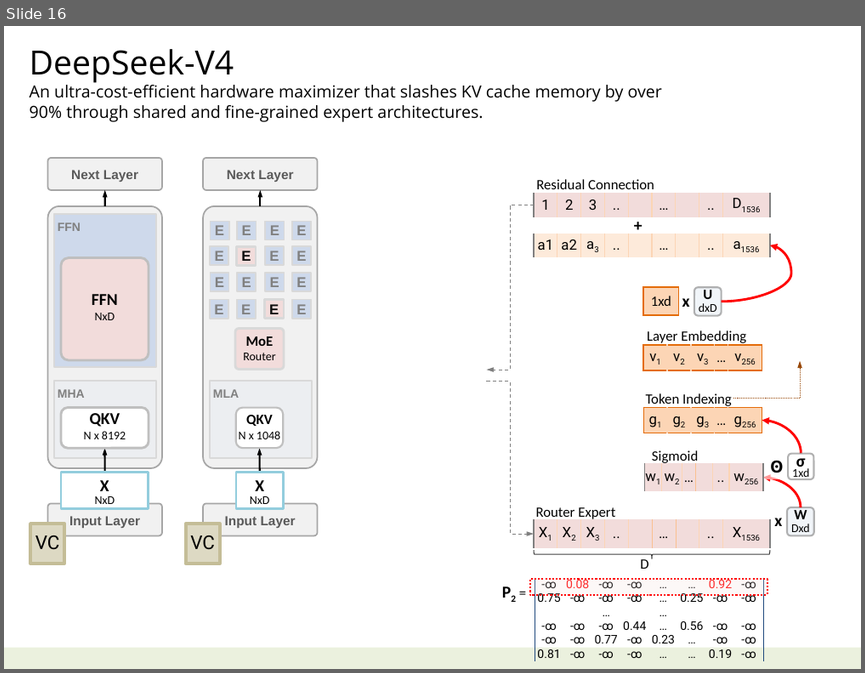
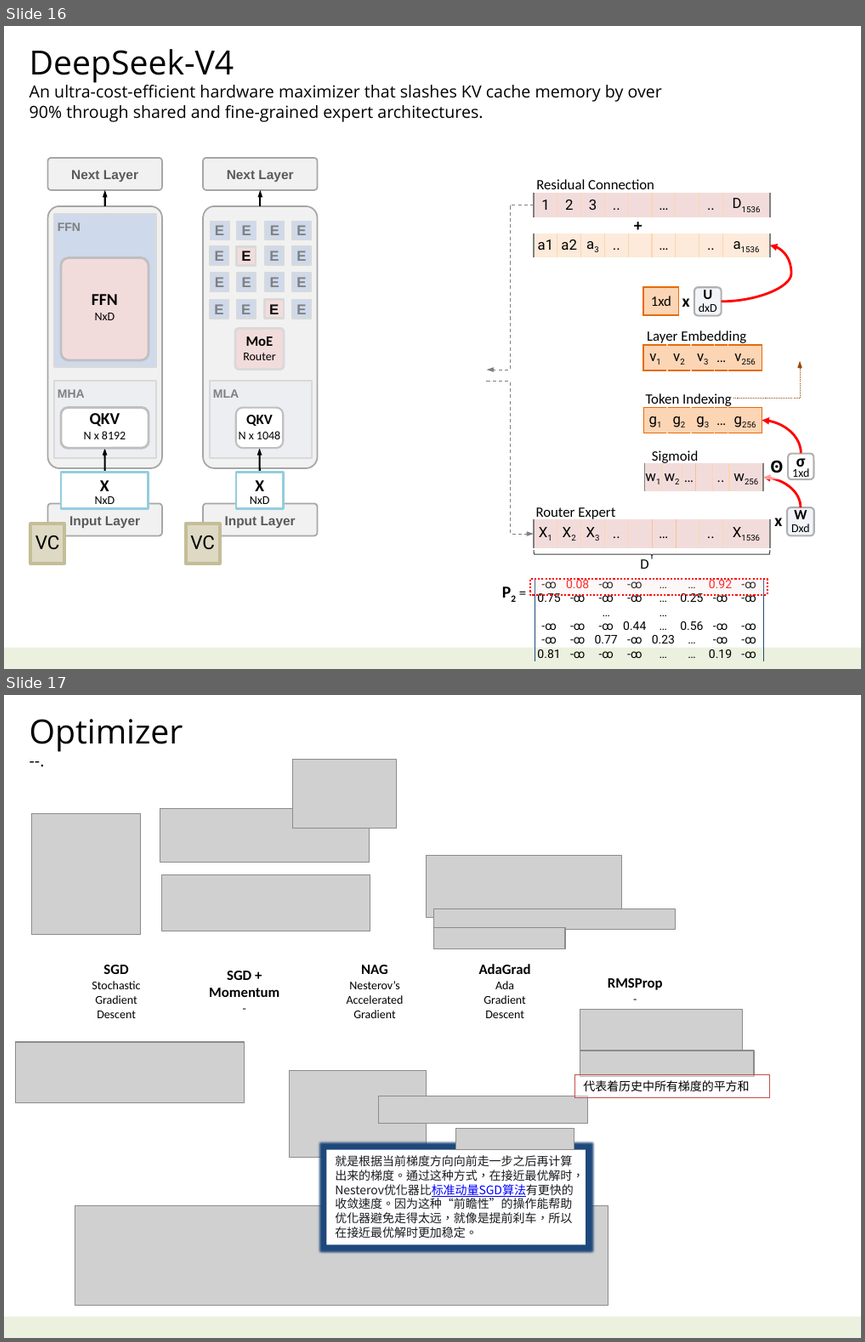
Before and after one commit to navibator/crazy-ai, a slide deck: ai-seepseek.pptx. Shown one above the other, each under a label of ours: slide 16 before the commit, slides 16 and 17 after it. The pictures are 865x673 and 865x1342 pixels, drawn with LibreOffice and Linux fonts; fonts in the diff are those of the drawing; grey boxes stand for pictures. Boxes give left, top, right and bottom in pixels: in the first picture for what was removed or moved away, otherwise in the second. Text is boxed around its words. In the diff, an @@ line names an element or a change of style, - is before the commit and + after.

```diff
--- a/ai-seepseek.pptx
+++ b/ai-seepseek.pptx
@@ slide 17 added at (4,695,861,1338), background #FFFFFF; not listed: 1 template element that a slide beside it also shows @@
@@ text added at (30,719,183,752), 28 pt, text #000000 @@
+Optimizer
+--.
@@ picture added at (293,760,397,828) @@
@@ picture added at (31,814,140,934) @@
@@ picture added at (160,809,369,862) @@
@@ picture added at (426,855,622,917) @@
@@ picture added at (161,875,370,931) @@
@@ picture added at (433,908,675,929) @@
@@ picture added at (433,927,565,948) @@
@@ text added at (92,964,140,1018), 10 pt, text #000000 @@
+SGD
+Stochastic
+Gradient
+Descent
@@ text added at (209,970,279,997), 12 pt, text #000000, bold @@
+SGD +
+Momentum
+-
@@ text added at (347,964,404,1018), 10 pt, text #000000 @@
+NAG
+Nesterov’s
+Accelerated
+Gradient
@@ text added at (479,964,531,1018), 10 pt, text #000000 @@
+AdaGrad
+Ada
+Gradient
+Descent
@@ text added at (608,978,663,990), 12 pt, text #000000, bold @@
+RMSProp
+-
@@ picture added at (579,1009,743,1053) @@
@@ picture added at (16,1042,244,1103) @@
@@ picture added at (579,1050,754,1077) @@
@@ rectangle added at (574,1075,770,1098), fill #FFFFFF at 40% opacity, outline #C0504D 0.75 pt, 10 pt, text #000000 @@
+代表着历史中所有梯度的平方和
@@ group added at (290,1071,587,1244): 3 pictures, 1 rectangle @@
+就是根据当前梯度方向向前走一步之后再计算出来的梯度。通过这种方式，在接近最优解时，Nesterov优化器比标准动量SGD算法有更快的收敛速度。因为这种“前瞻性”的操作能帮助优化器避免走得太远，就像是提前刹车，所以在接近最优解时更加稳定。
@@ picture added at (75,1205,608,1304) @@
```
Also in this commit, not shown: 3 slides changed, 6 other slides added, 6 slides removed, 2 other files.
